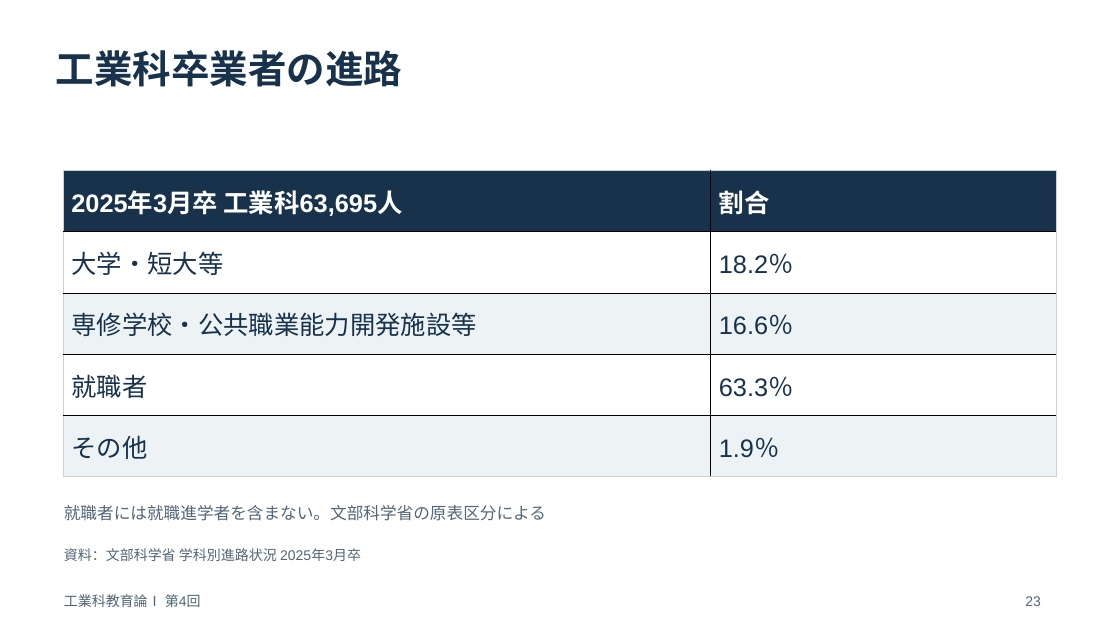
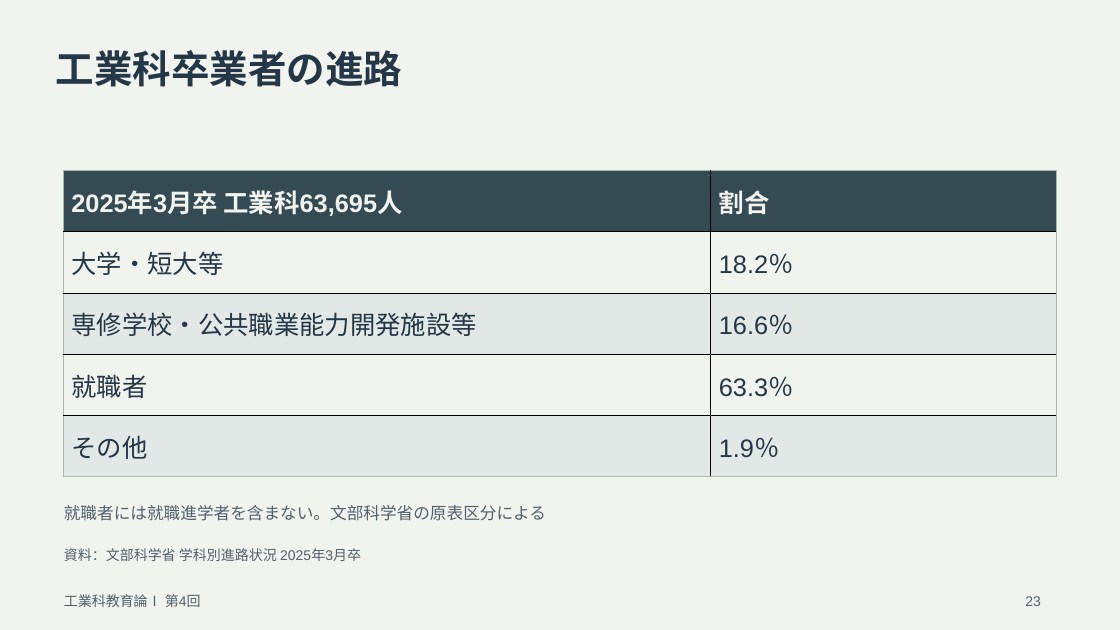
Before and after one commit to zooc-14calbp/industrial-education-i, a slide deck: slide 23 of lessons/04/slides.pptx. Drawn at 1120x630 pixels with LibreOffice and Linux fonts; fonts in the diff are those of the drawing. Boxes give left, top, right and bottom in pixels: in the first picture for what was removed or moved away, otherwise in the second. Text is boxed around its words. In the diff, an @@ line names an element or a change of style, - is before the commit and + after.

Commit message:
Adjust slide colors for extended viewing

```diff
--- a/lessons/04/slides.pptx
+++ b/lessons/04/slides.pptx
@@ background #FFFFFF to #F1F3EF @@
@@ text "工業科卒業者の進路" at (56, 50, 402, 87): text colour #17324A to #243746 @@
@@ table at (63, 171, 1056, 477) @@
@@ fill #17324A to #344B53 in row 1 @@
@@ fill #FFFFFF to #F1F3EF in 4 cells @@
@@ fill #EDF3F5 to #E2E8E5 in 4 cells @@
@@ text colour #FFFFFF to #F1F3EF in "2025年3月卒 工業科63,695人", "割合" @@
@@ text colour #17324A to #243746 in "大学・短大等", "18.2％", "専修学校・公共職業能力開発施設等", "16.6％" and 4 more places @@
@@ borders changed @@
@@ text colour #526675 to #52616A in 4 elements at (64, 548, 361, 561), (64, 505, 546, 521), (64, 594, 201, 607), (1025, 596, 1041, 606) @@
```
Also in this commit, not shown: 31 other slides changed, 49 other files.
